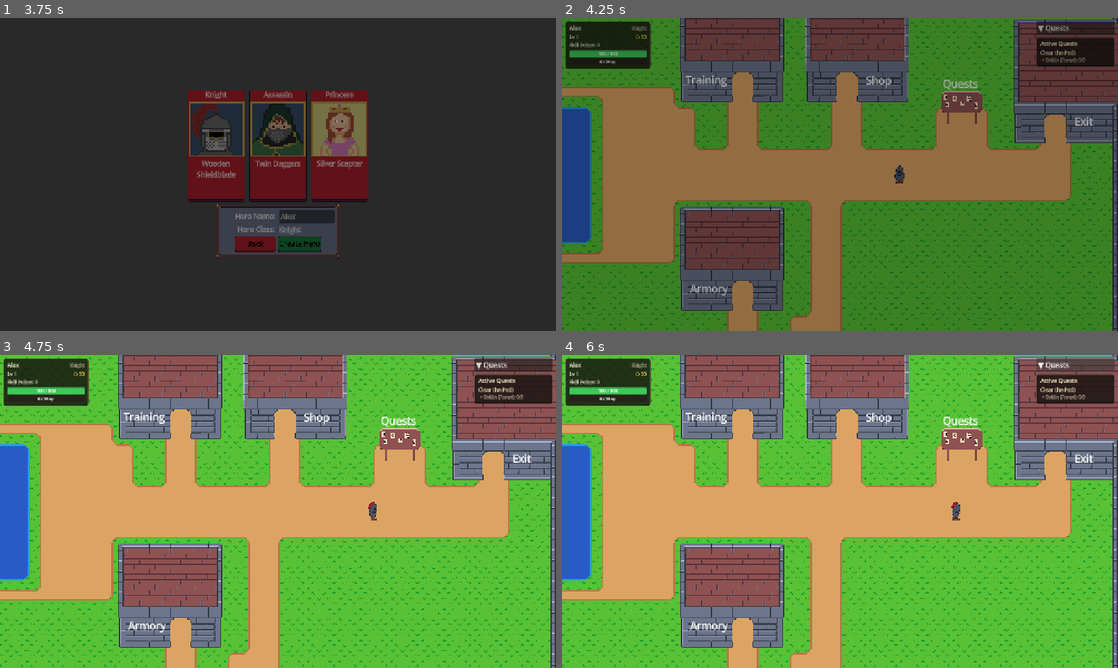
Above: before the commit, frames 1-4 (two rows, left to right).
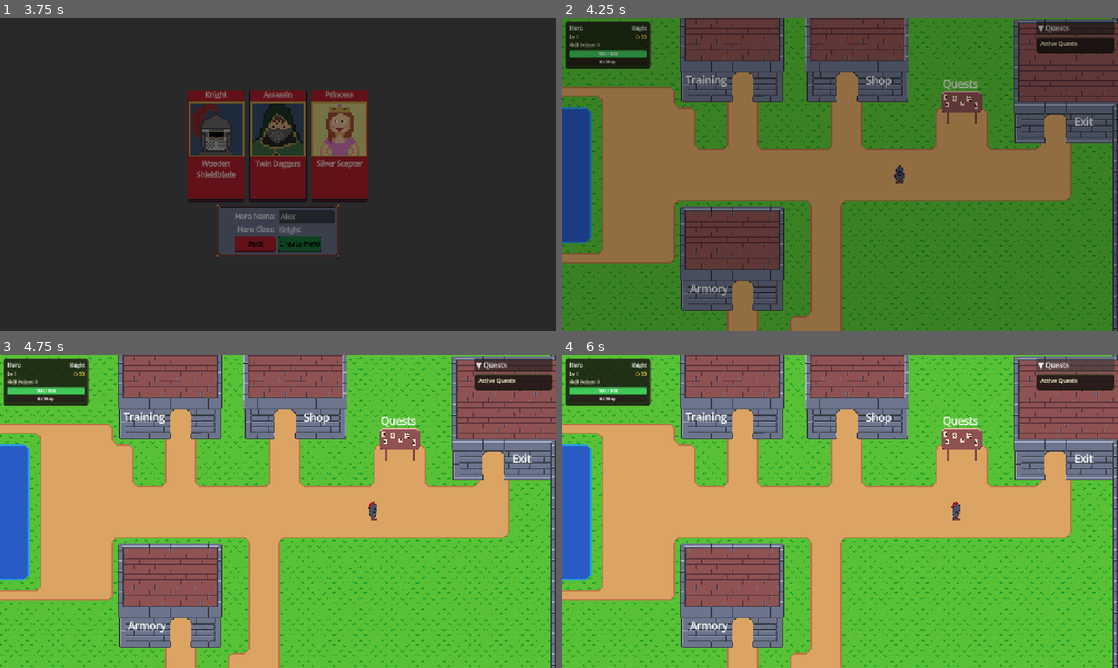
Above: after the commit, the same moments.

Repository: navtges3/PixelValley
Game: Godot game, scene res://scenes/ui/screens/main_menu_screen.tscn
The game is run twice, just before and just after one commit, with the same random seed, the same clock (stepped at 60 frames per second) and the same inputs. Sound files missing from this copy of the repository are replaced by a short silence.
Inputs (mouse positions are in pixels of both pictures, inside the frame that each line leads up to):
- Up to frame 1 (3.75 s): click "New Game" at 0.5 s; click (305, 215) at 1.27 s; type "Alex" at 1.35 s; click (216, 146) at 2.02 s; click "Create Hero" at 2.75 s; click "Empty Slot" at 3.5 s
- Up to frame 2 (4.25 s): no input
- Up to frame 3 (4.75 s): hold Right (ui_right) from 4.28 s (still down)
- Up to frame 4 (6 s): release Right (ui_right) at 5 s; click "▼ Quests" at 5 s; click "▶ Quests" at 5.75 s

Frame 1 is identical in both runs. In frame 2, 0.6% of the frame differs, in the area x 1-100%, y 2-16%; in frame 3, 0.7%; in frame 4, 0.7%.

Commit message:
Refactor screen management: integrate world HUD instantiation in screen_manager and remove redundant HUD loading from base_location

Diff:
--- a/autoload/screen_manager.gd
+++ b/autoload/screen_manager.gd
@@ -5,6 +5,9 @@
 
 var _is_transitioning := false
 var _overlay: ColorRect
+var _world_hud: CanvasLayer = null
+
+const WORLD_HUD = preload("res://scenes/ui/hud/world_hud.tscn")
 
 enum ScreenName {
 	NONE,
@@ -18,7 +21,15 @@
 	TEST,
 }
 
-var SCENE_PATHS := {
+const WORLD_SCREENS: Array = [
+	ScreenName.VALLEY,
+	ScreenName.VILLAGE,
+	ScreenName.FOREST,
+	ScreenName.WAR_CAMP,
+	ScreenName.CAVE,
+]
+
+const SCENE_PATHS := {
 	ScreenName.MAIN_MENU: "res://scenes/ui/screens/main_menu_screen.tscn",
 	ScreenName.NEW_GAME: "res://scenes/ui/screens/new_game_screen.tscn",
 	ScreenName.VILLAGE: "res://scenes/world/locations/village.tscn",
@@ -48,6 +59,13 @@
 	_overlay.set_anchors_and_offsets_preset(Control.PRESET_FULL_RECT)
 	_overlay.modulate = Color(1, 1, 1, 0)
 
+	_world_hud = WORLD_HUD.instantiate()
+	add_child(_world_hud)
+	_world_hud.hide()
+
+func get_world_hud() -> CanvasLayer:
+	return _world_hud
+
 func _fade(target_alpha: float) -> void:
 	var tween := create_tween()
 	tween.tween_property(_overlay, "modulate:a", target_alpha, 0.4)\
@@ -76,6 +94,8 @@
 	_is_transitioning = true
 	await _fade(1.0)
 
+	_world_hud.hide()
+
 	var scene = load(path).instantiate()
 	get_tree().current_scene.free()
 	get_tree().root.add_child(scene)
@@ -86,6 +106,9 @@
 		print("Placing player at entrance: %s" % entrance_id)
 		scene.place_player_at_entrance(entrance_id)
 
+	if _current_screen_name in WORLD_SCREENS:
+		_world_hud.show()
+
 	await get_tree().process_frame
 	await _fade(0.0)
 	_is_transitioning = false
--- a/scripts/world/locations/base_location.gd
+++ b/scripts/world/locations/base_location.gd
@@ -1,7 +1,5 @@
 extends Node2D
 class_name BaseLocation
-
-const WORLD_HUD = preload("res://scenes/ui/hud/world_hud.tscn")
 
 @onready var pause_window: Window = $PauseWindow
 @onready var player: Player = $Player
@@ -19,7 +17,6 @@
 		place_player_at_entrance(_pending_entraince_id)
 	else:
 		GameState.set_player_location(_get_screen_name(), "")
-	add_child(WORLD_HUD.instantiate())
 	_on_location_ready()
 
 # Override in subclasses for extra setup (e.g. spawn points, extra signals)
